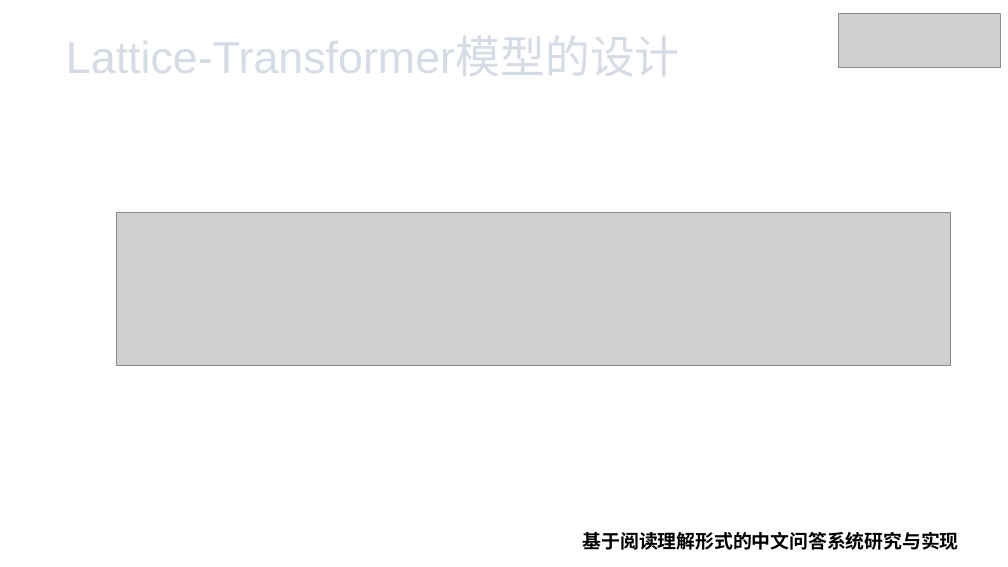
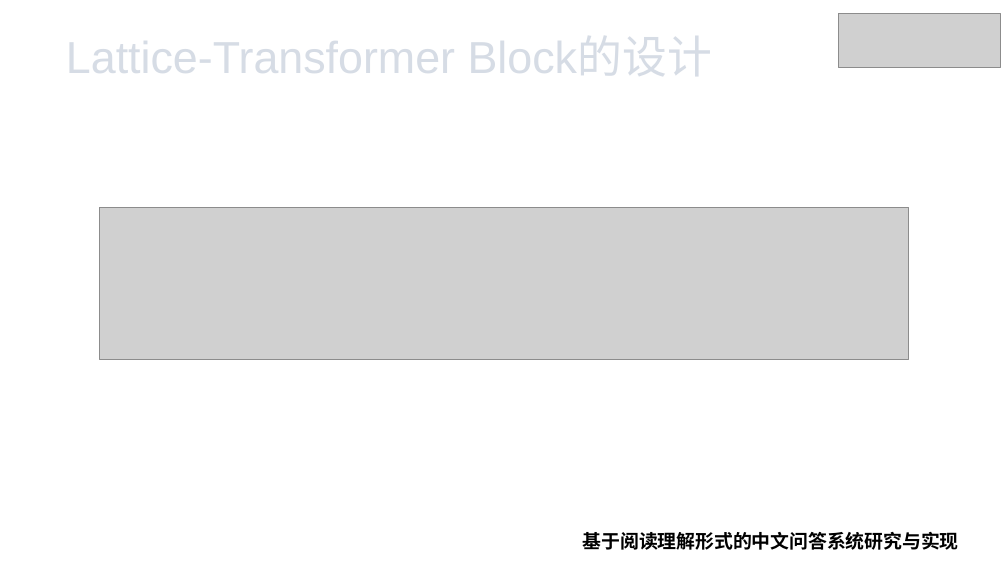
Before and after one commit to xhsun1997/ChineseMRC, a slide deck: slide 15 of 孙相会.pptx (slide 16 before the commit). Drawn at 1008x567 pixels with LibreOffice and Linux fonts; fonts in the diff are those of the drawing; grey boxes stand for pictures. Boxes give left, top, right and bottom in pixels: in the first picture for what was removed or moved away, otherwise in the second. Text is boxed around its words. In the diff, an @@ line names an element or a change of style, - is before the commit and + after.

```diff
--- a/孙相会.pptx
+++ b/孙相会.pptx
@@ text at box(66, 38, 713, 76): text changed @@
-Lattice-Transformer模型的设计
+Lattice-Transformer Block的设计
@@ picture: place and size @@
-picture at box(117, 212, 951, 365)
+picture at box(99, 208, 908, 360)
```
Also in this commit, not shown: 4 other slides changed, 3 slides added, 1 slide removed, 6 other files.
